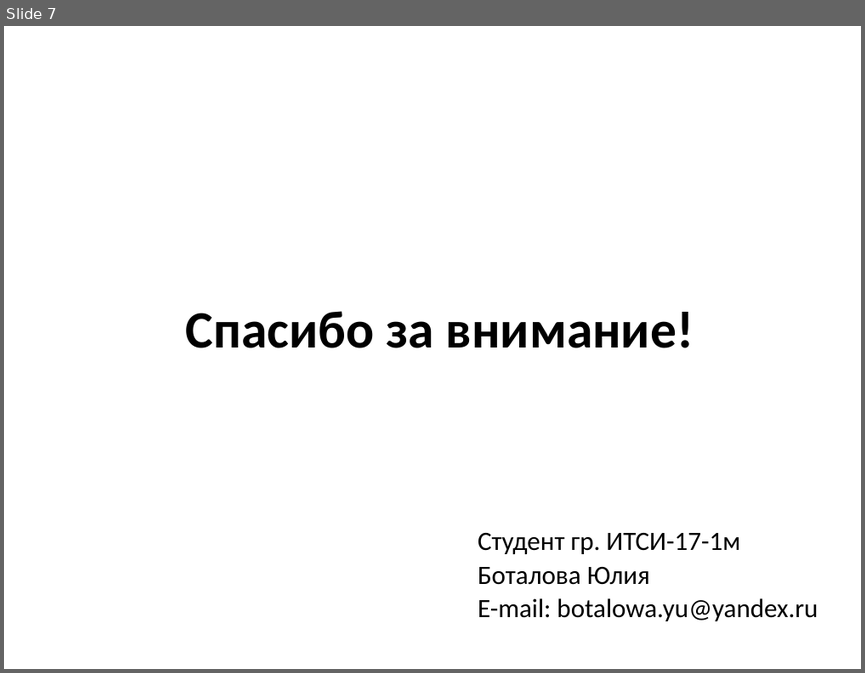
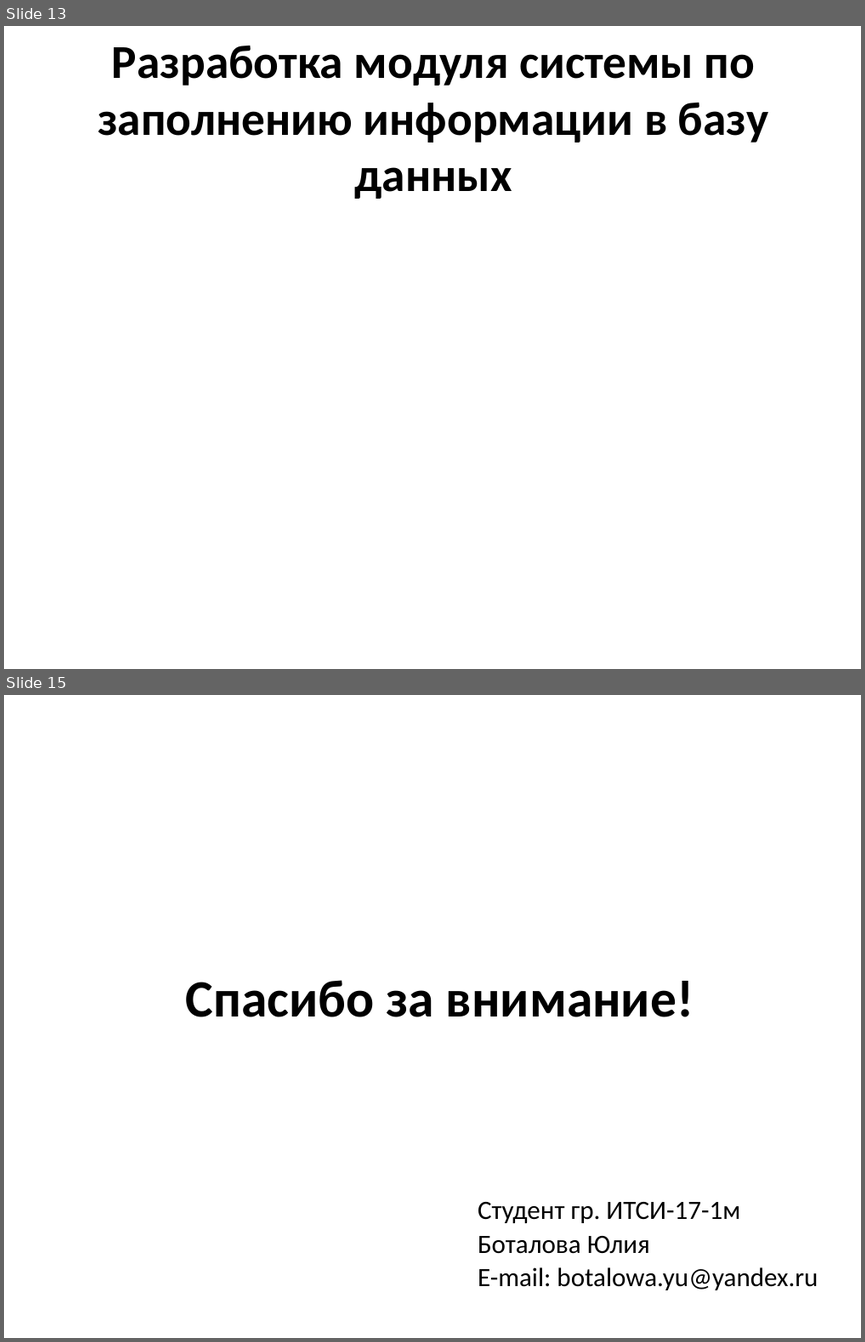
Before and after one commit to JulkaBotalova/NIR, a slide deck: НИР/Выступление 14.05.pptx. Shown one above the other, each under a label of ours: slide 7 before the commit, slides 13 and 15 after it; the slides between them are not shown. The pictures are 865x673 and 865x1342 pixels, drawn with LibreOffice and Linux fonts; fonts in the diff are those of the drawing. Boxes give left, top, right and bottom in pixels: in the first picture for what was removed or moved away, otherwise in the second. Text is boxed around its words. In the diff, an @@ line names an element or a change of style, - is before the commit and + after.

```diff
--- a/НИР/Выступление 14.05.pptx
+++ b/НИР/Выступление 14.05.pptx
@@ slide 13 added at (4,26,861,669), background #FFFFFF @@
@@ title added at (98,46,768,199), 39.6 pt, text #000000, bold @@
+Разработка модуля системы по заполнению информации в базу данных
@@ what was slide 7 is now slide 15 @@
```
Also in this commit, not shown: 4 slides changed, 9 other slides added, 2 slides removed, 7 other files.
